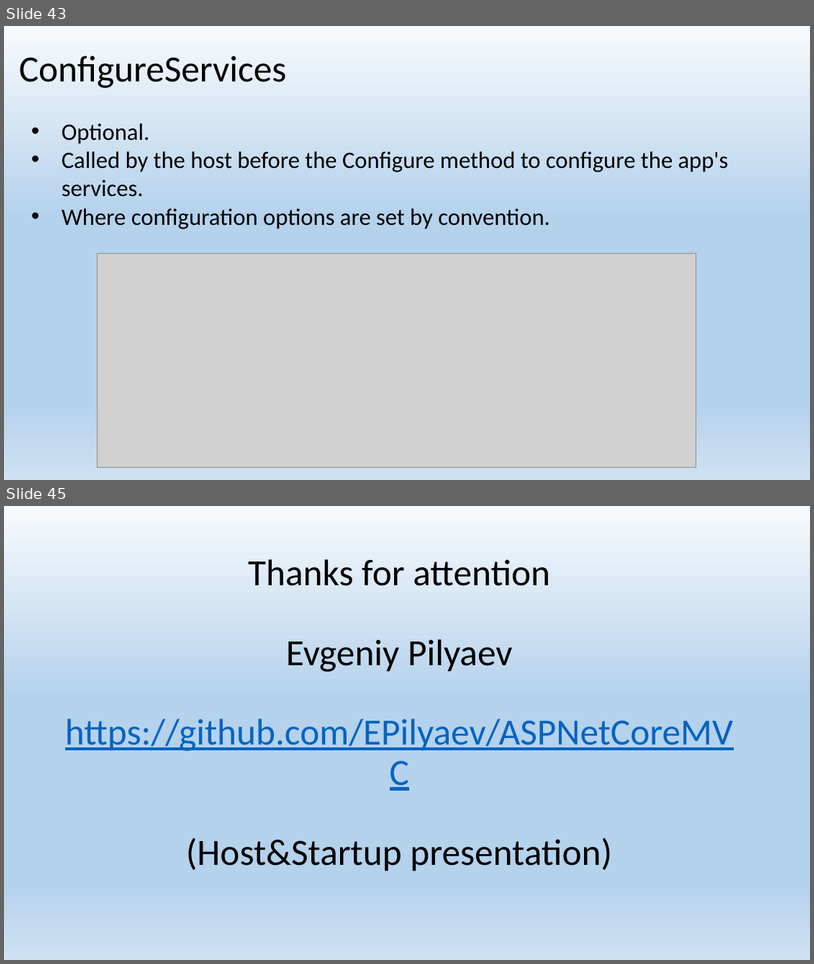
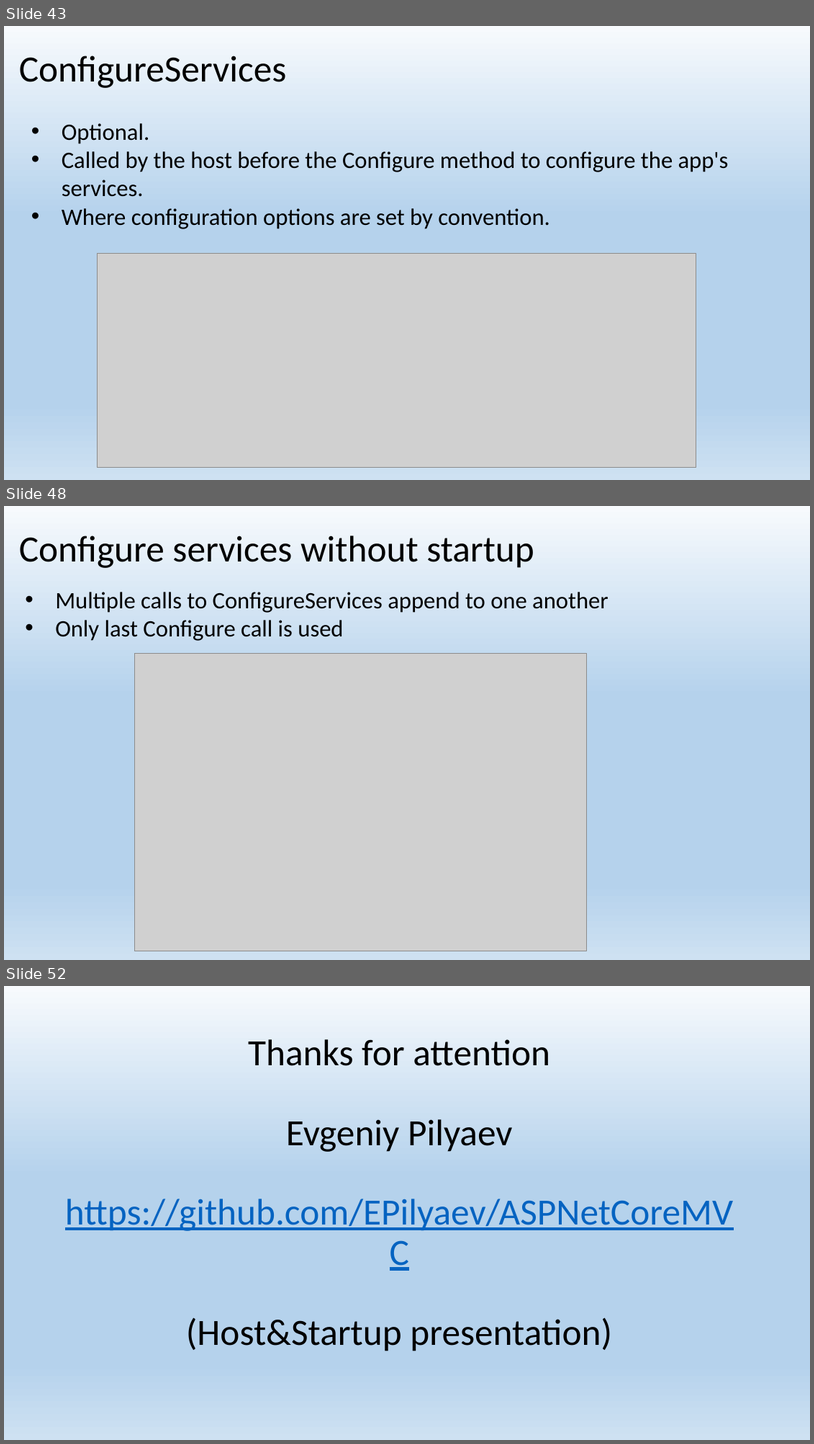
Before and after one commit to EPilyaev/ASPNetCoreMVC, a slide deck: Host&Startup.pptx. Shown one above the other, each under a label of ours: slides 43 and 45 before the commit, slides 43, 48 and 52 after it; the slides between them are not shown. The pictures are 814x964 and 814x1444 pixels, drawn with LibreOffice and Linux fonts; fonts in the diff are those of the drawing; grey boxes stand for pictures. Boxes give left, top, right and bottom in pixels: in the first picture for what was removed or moved away, otherwise in the second. Text is boxed around its words. In the diff, an @@ line names an element or a change of style, - is before the commit and + after.

Commit message:
Finish Startup slides

```diff
--- a/Host&Startup.pptx
+++ b/Host&Startup.pptx
@@ slide 48 added at (4,506,810,960), background gradient #F7FAFD to #B5D2EC to #CEE1F2 @@
@@ title added at (19,536,535,568), 44 pt, text #000000 @@
+Configure services without startup
@@ text added at (55,592,609,641), 28 pt, text #000000 @@
+• Multiple calls to ConfigureServices append to one another
+• Only last Configure call is used
@@ picture added at (134,653,586,951) @@
@@ what was slide 45 is now slide 52 @@
```
Also in this commit, not shown: 7 other slides added, 1 slide removed, 4 other files.
